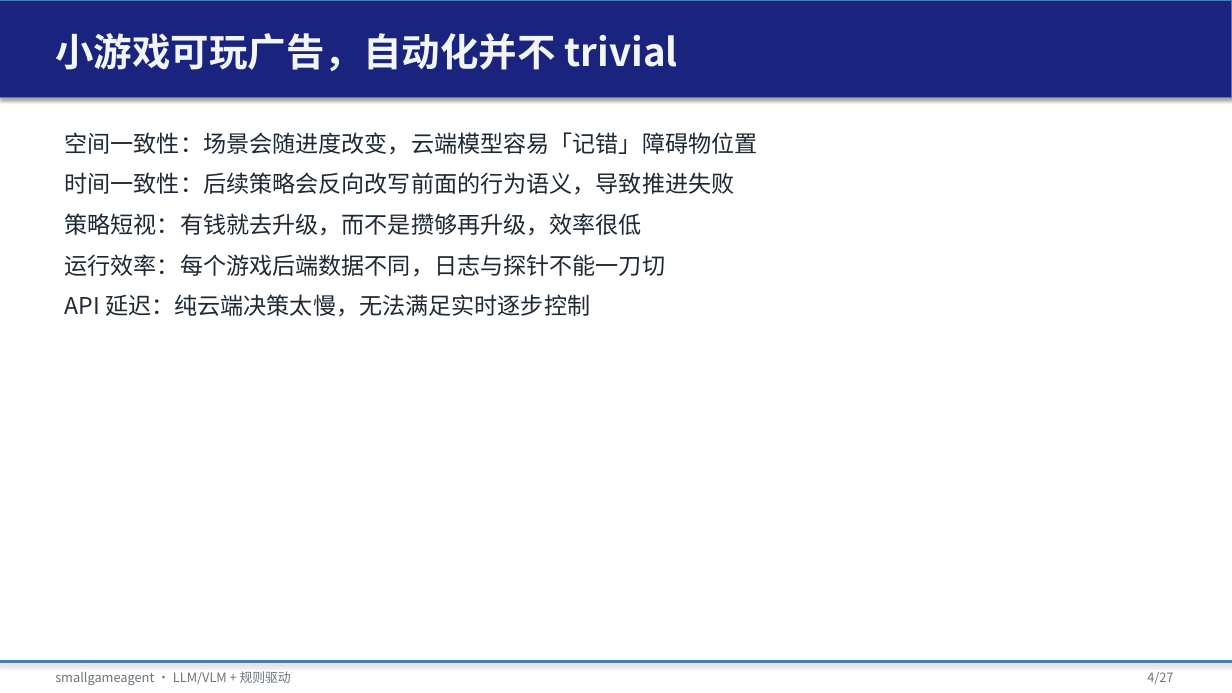
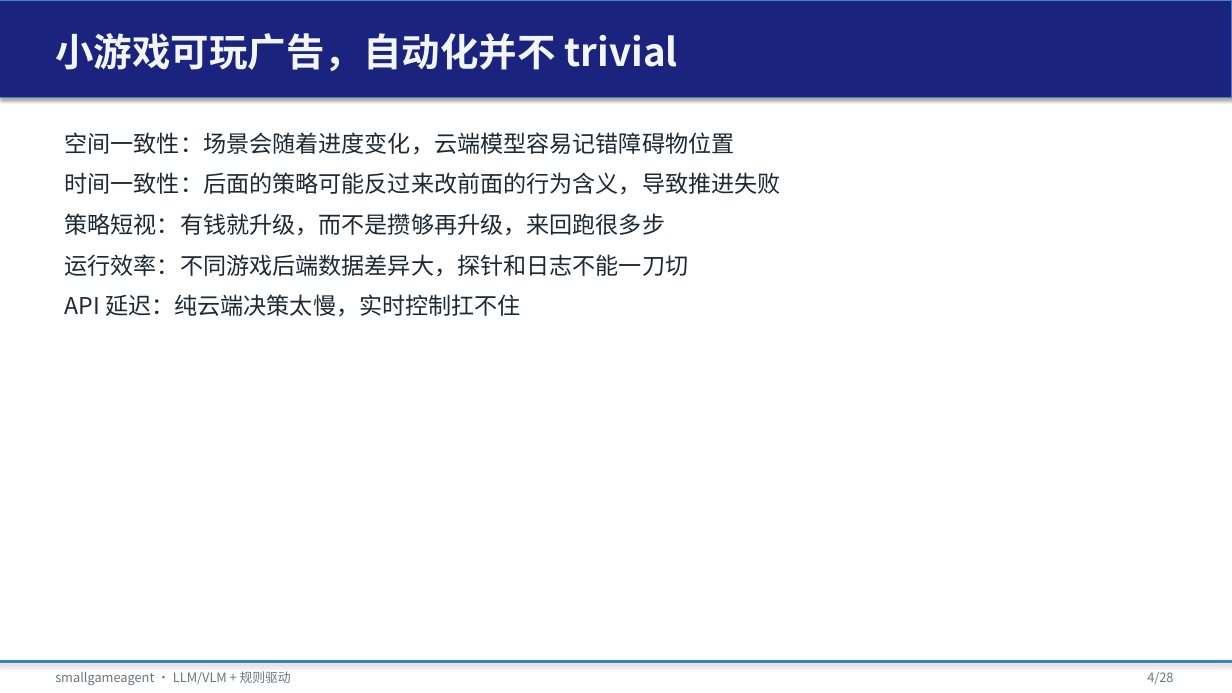
Before and after one commit to tzhazuma/smallgameagent, a slide deck: slide 4 of reports/smallgameagent_report.pptx. Drawn at 1232x693 pixels with LibreOffice and Linux fonts; fonts in the diff are those of the drawing. Boxes give left, top, right and bottom in pixels: in the first picture for what was removed or moved away, otherwise in the second. Text is boxed around its words. In the diff, an @@ line names an element or a change of style, - is before the commit and + after.

```diff
--- a/reports/smallgameagent_report.pptx
+++ b/reports/smallgameagent_report.pptx
@@ text at (x1=64, y1=132, x2=780, y2=317): text changed @@
-空间一致性：场景会随进度改变，云端模型容易「记错」障碍物位置
-时间一致性：后续策略会反向改写前面的行为语义，导致推进失败
-策略短视：有钱就去升级，而不是攒够再升级，效率很低
-运行效率：每个游戏后端数据不同，日志与探针不能一刀切
-API 延迟：纯云端决策太慢，无法满足实时逐步控制
+空间一致性：场景会随着进度变化，云端模型容易记错障碍物位置
+时间一致性：后面的策略可能反过来改前面的行为含义，导致推进失败
+策略短视：有钱就升级，而不是攒够再升级，来回跑很多步
+运行效率：不同游戏后端数据差异大，探针和日志不能一刀切
+API 延迟：纯云端决策太慢，实时控制扛不住
@@ text at (x1=1147, y1=672, x2=1173, y2=684): text changed @@
-4/27
+4/28
```
Also in this commit, not shown: 25 other slides changed, 1 slide added, 10 other files.
